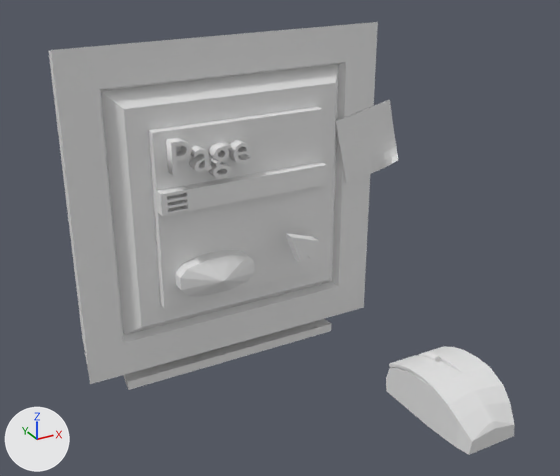
An edit to the FBX model src/assets/models/webCrtMonitor.fbx, drawn before and after from the same camera.
Rendered twice from a camera (50 mm lens) standing at (-5.09, -12.23, 4.57) and looking at (0.91, -1.32, -0.88). Arrows for +X, +Y and +Z are at lower left; the lights stay in place. Where no turn or scale is listed for an object, it has been applied to the vertices. Vertices at the same position are counted once.

In view in the first picture: 'Button', 'CrtMonitor', 'Cursor', 'Mouse', 'PostitNote', 'Text', 'WebBase', 'WebNav'.
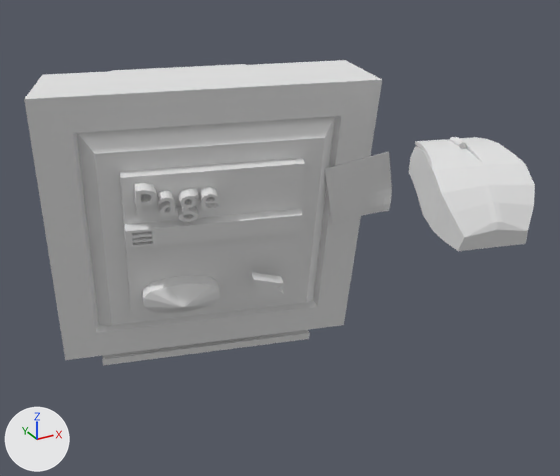
Where the newer file only moved an object's origin or applied its transform, the numbers keep the older frame.

Pixel boxes [x1, y1, x2, y2] of what changed, in the pictures (560 x 476 px; the box of a moved part takes in the faces that stretch with it):
'CrtMonitor', reshaped (9% wider, 17% shorter): before [49, 22, 378, 390]; after [24, 60, 382, 365]
'WebBase', reshaped (6% wider, 22% shorter): before [149, 107, 323, 309]; after [120, 158, 305, 316]
'Mouse', reshaped, moved, turned: before [386, 346, 515, 455]; after [409, 137, 535, 251]
'PostitNote', moved: before [336, 100, 398, 184]; after [325, 151, 392, 224]
'Button', reshaped (17% shorter): before [175, 250, 254, 296]; after [143, 275, 220, 313]
part 4 of me_site_title_001, moved or reshaped: before [166, 138, 251, 178]; after [134, 183, 220, 222]
part 6 of me_cube_002, moved or reshaped: before [157, 162, 327, 216]; after [124, 209, 303, 248]

The change, as a diff of the scene's bpy script:
```diff
--- a/src/assets/models/webCrtMonitor.fbx.py
+++ b/src/assets/models/webCrtMonitor.fbx.py
@@ me_cube_005 @@
-me_cube_005.from_pydata(...)  # 120 vertices, 107 faces; spans x 1.33..2.48, y -1.51..0.46, z -2.93..-2.11
+me_cube_005.from_pydata(...)  # 120 vertices, 107 faces; spans x -0.7..0.7, y -1.24..0.73, z -0.51..0.32
+# me_cube_005 part 2: 120 of 120 vertices moved; they spanned x 1.33..2.48, y -1.51..0.46, z -2.93..-2.11 and now span x -0.7..0.7, y -1.24..0.73, z -0.51..0.32; mean shift (-1.91, 0.27, 2.42); largest move (1.36, -1.05, -2.92) -> (-0.69, -0.78, -0.5)
@@ me_cylinder_001 @@
 me_cylinder_001.from_pydata(...)  # 25 vertices, 25 faces; spans x -0.523..0.77, y -0.224..0.224, z -0.494..0.128
+# me_cylinder_001 part 5: the whole mesh is multiplied about its middle by the matrix ((0.966, 0.25, -0.067), (-0.259, 0.933, -0.25), (0.0, 0.259, 0.966)), then moved by (-0.316, 0.85, -0.734)
@@ me_site_title_001 @@
 me_site_title_001.from_pydata(...)  # 230 vertices, 464 faces; spans x 0.052..1.344, y -0.149..0.149, z -0.171..0.506
+# me_site_title_001 part 4: the whole mesh is multiplied about its middle by the matrix ((0.966, 0.25, -0.067), (-0.259, 0.933, -0.25), (0.0, 0.259, 0.966)), then moved by (-0.407, 0.356, -0.761)
@@ me_cube_002 @@
 me_cube_002.from_pydata(...)  # 32 vertices, 60 faces; spans x -1.45..1.45, y -0.15..0.15, z -0.17..0.17
+# me_cube_002 part 6: the whole mesh is multiplied about its middle by the matrix ((0.966, 0.25, -0.067), (-0.259, 0.933, -0.25), (0.0, 0.259, 0.966)), then moved by (-0.38, 0.35, -0.73)
@@ me_cube_003 @@
 me_cube_003.from_pydata(...)  # 44 vertices, 40 faces; spans x -2.68..2.68, y -1.58..2.78, z -3.09..2.68
+# me_cube_003 part 3: the whole mesh is multiplied about its middle by the matrix ((0.966, 0.25, -0.067), (-0.259, 0.933, -0.25), (0.0, 0.259, 0.966)), then moved by (0.25, 0.33, -0.1)
@@ me_cube @@
 me_cube.from_pydata(...)  # 8 vertices, 6 faces; spans x -1.45..1.45, y 0.21..0.51, z -1.45..1.45
+# me_cube part 1: the whole mesh is multiplied about its middle by the matrix ((0.966, 0.25, -0.067), (-0.259, 0.933, -0.25), (0.0, 0.259, 0.966)), then moved by (-0.31, 0.43, -0.67)
 me_cube.materials.append(mat_material)
@@ ob_mouse @@
 ob_mouse = bpy.data.objects.new('Mouse', me_cube_005)
-ob_mouse.location = (0.49, -3.85, -0.18)
+ob_mouse.location = (2.4, -4.12, 1.0)
+ob_mouse.rotation_euler = (0.262, 0.0, -0.262)  # degrees (15, 0, -15)
@@ ob_postitnote @@
 ob_postitnote = bpy.data.objects.new('PostitNote', me_cube_004)
-ob_postitnote.location = (0.0, 0.0, 0.0)
+ob_postitnote.parent = ob_centerpoint
+ob_postitnote.location = (0.0, 0.0, -1.307)
@@ ob_centerpoint @@
+ob_centerpoint = bpy.data.objects.new('CenterPoint', None)
+ob_centerpoint.location = (0.0, 0.0, 1.0)
+ob_centerpoint.rotation_euler = (0.262, 0.0, -0.262)  # degrees (15, 0, -15)
```
